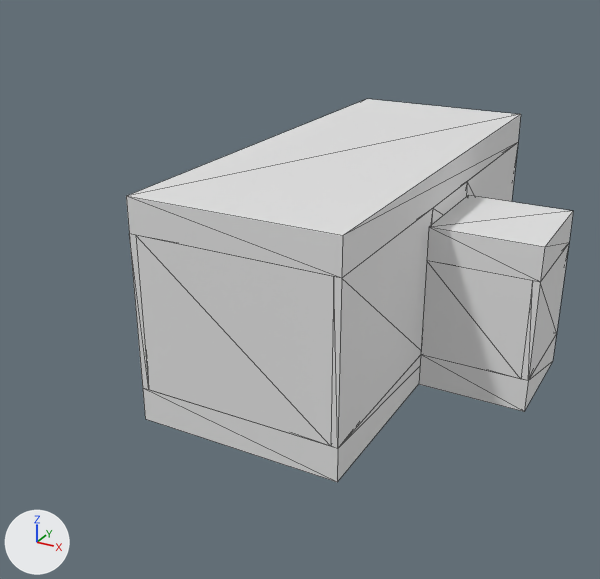
The glTF model Blender/glb/titleScreen.glb, before and after one commit.
Before and after are seen from a 50 mm lens placed at (10.4, -22.6, 12.7), pointed at (-0.8, -2.3, 2.5). The axes (+X, +Y, +Z) are drawn at lower left. The lights are the same throughout. The picture after the commit comes second. Mesh edges are drawn as thin lines. Where no turn or scale is listed for an object, it has been applied to the vertices. Vertices at exactly the same position are counted once.
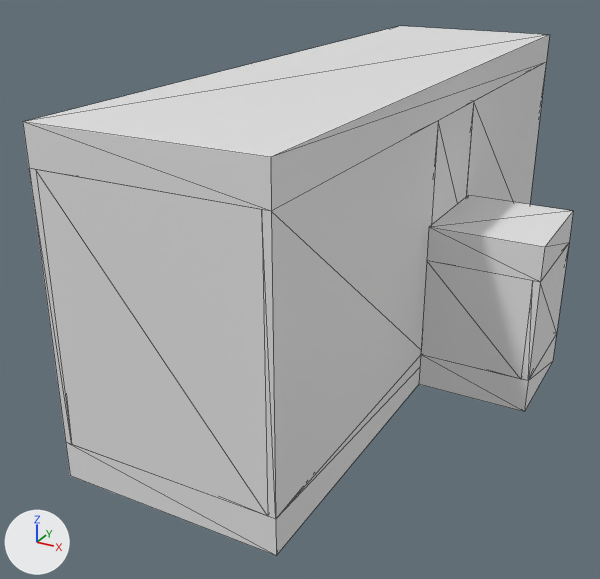
Changed parts and their boxes (x1, y1, x2, y2) in the pictures (600 x 579 px):
'Cube.041', reshaped (33% wider)
    before: (126, 99, 521, 278)
    after: (23, 26, 549, 211)
'Cube.040', moved, rescaled (17% wider, 64% taller)
    before: (136, 235, 334, 446)
    after: (36, 170, 268, 516)
'Cube.058', moved, rescaled (72% wider, 66% taller)
    before: (331, 208, 433, 448)
    after: (262, 121, 438, 519)
'Cube.027', reshaped
    before: (143, 356, 420, 482)
    after: (66, 356, 420, 555)
'Cube.039', moved, rescaled
    before: (466, 143, 518, 202)
    after: (466, 63, 546, 204)
'Cube.038', reshaped
    before: (129, 234, 148, 389)
    after: (29, 169, 72, 444)
'Cube.059', unchanged, uncovered by the edit
    before: (432, 182, 467, 224)
    after: (432, 102, 474, 224)

Diff of the bpy script that builds the scene:
```diff
--- a/Blender/glb/titleScreen.glb.py
+++ b/Blender/glb/titleScreen.glb.py
@@ me_cube_001 @@
-me_cube_001.from_pydata(...)  # 8 vertices, 12 faces; spans x -3.0..3.0, y -7.2..7.2, z -0.5..0.5
+me_cube_001.from_pydata(...)  # 8 vertices, 12 faces; spans x -3.0..3.0, y -10.2..10.2, z -0.5..0.5
+# me_cube_001 part 1
+for i in [2, 3, 6, 7]: me_cube_001.vertices[i].co += Vector((0.0, -3.0, 0.0))
+for i in [0, 1, 4, 5]: me_cube_001.vertices[i].co += Vector((0.0, 3.0, 0.0))
 me_cube_001.materials.append(mat_material_001)
@@ me_cube_038 @@
-me_cube_038.from_pydata(...)  # 8 vertices, 12 faces; spans x -0.1..0.1, y -7.2..7.2, z -2.25..2.25
-me_cube_038.vertices[0].co = (0.1, 7.2, 2.25)
-me_cube_038.vertices[1].co = (0.1, 7.2, -2.25)
-me_cube_038.vertices[2].co = (0.1, -7.2, 2.25)  # pixel (135, 235)
-me_cube_038.vertices[3].co = (0.1, -7.2, -2.25)  # pixel (148, 389)
-me_cube_038.vertices[4].co = (-0.1, 7.2, 2.25)
-me_cube_038.vertices[5].co = (-0.1, 7.2, -2.25)
-me_cube_038.vertices[6].co = (-0.1, -7.2, 2.25)  # pixel (129, 233)
-me_cube_038.vertices[7].co = (-0.1, -7.2, -2.25)  # pixel (142, 388)
+me_cube_038.from_pydata(...)  # 8 vertices, 12 faces; spans x -0.1..0.1, y -10.2..10.2, z -2.25..4.68
+# me_cube_038 part 2
+me_cube_038.vertices[0].co = (0.1, 10.2, 4.68)
+me_cube_038.vertices[1].co = (0.1, 10.2, -2.25)
+me_cube_038.vertices[2].co = (0.1, -10.2, 4.68)  # pixel (35, 169)
+me_cube_038.vertices[3].co = (0.1, -10.2, -2.25)  # pixel (71, 444)
+me_cube_038.vertices[4].co = (-0.1, 10.2, 4.68)
+me_cube_038.vertices[5].co = (-0.1, 10.2, -2.25)
+me_cube_038.vertices[6].co = (-0.1, -10.2, 4.68)  # pixel (29, 168)
+me_cube_038.vertices[7].co = (-0.1, -10.2, -2.25)  # pixel (65, 442)
 me_cube_038.materials.append(mat_material_001)
@@ me_cube_039 @@
-me_cube_039.from_pydata(...)  # 8 vertices, 12 faces; spans x -0.1..0.1, y -2.85..2.85, z -2.25..2.25
+me_cube_039.from_pydata(...)  # 8 vertices, 12 faces; spans x -0.1..0.1, y -2.85..5.85, z -2.25..4.68
+# me_cube_039 part 3: the whole mesh is scaled about its middle by (1, 1.53, 1.54), then moved by (0.0, 1.5, 1.21)
 me_cube_039.materials.append(mat_material_001)
@@ me_cube_040 @@
-me_cube_040.from_pydata(...)  # 8 vertices, 12 faces; spans x -2.8..2.8, y -0.1..0.1, z -2.25..2.25
+me_cube_040.from_pydata(...)  # 8 vertices, 12 faces; spans x -2.8..2.8, y -3.1..-2.9, z -2.25..4.68
+# me_cube_040 part 4: the whole mesh is scaled about its middle by (1, 1, 1.54), then moved by (0.0, -3.0, 1.21)
 me_cube_040.materials.append(mat_material_001)
@@ me_cube_041 @@
-me_cube_041.from_pydata(...)  # 8 vertices, 12 faces; spans x -3.0..3.0, y -7.2..7.2, z -0.5..0.5
+me_cube_041.from_pydata(...)  # 8 vertices, 12 faces; spans x -3.0..3.0, y -10.2..10.2, z 1.93..2.93
+# me_cube_041 part 5
+for i in [2, 3, 6, 7]: me_cube_041.vertices[i].co += Vector((0.0, -3.0, 2.43))
+for i in [0, 1, 4, 5]: me_cube_041.vertices[i].co += Vector((0.0, 3.0, 2.43))
 me_cube_041.materials.append(mat_material_001)
@@ me_cube_058 @@
-me_cube_058.from_pydata(...)  # 8 vertices, 12 faces; spans x -0.1..0.1, y -2.85..2.85, z -2.25..2.25
+me_cube_058.from_pydata(...)  # 8 vertices, 12 faces; spans x -0.1..0.1, y -5.85..2.85, z -2.25..4.68
+# me_cube_058 part 6: the whole mesh is scaled about its middle by (1, 1.53, 1.54), then moved by (0.0, -1.5, 1.21)
 me_cube_058.materials.append(mat_material_001)
```
